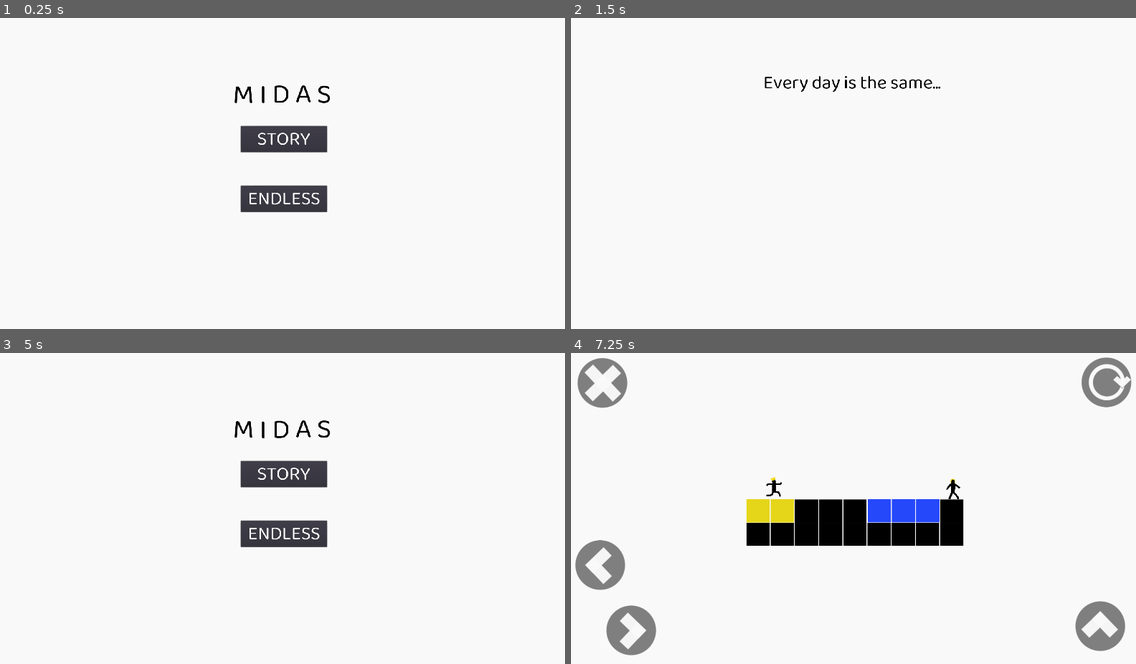
Above: before the commit, frames 1-4 (two rows, left to right).
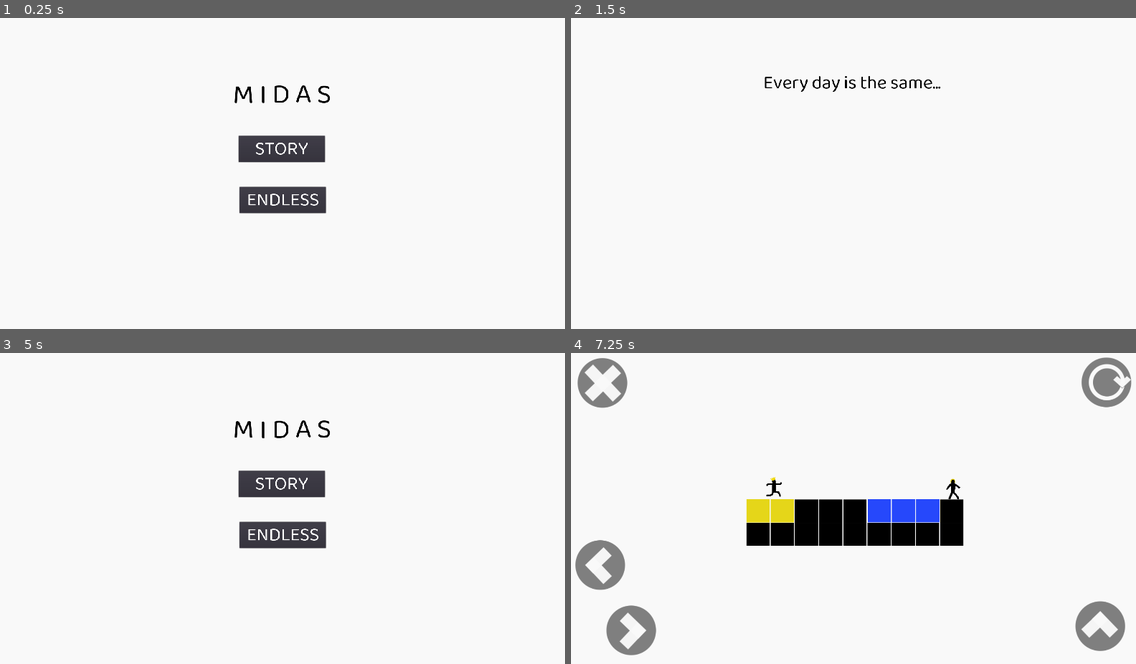
Above: after the commit, the same moments.

Repository: meburns/midas
Game: Godot game, scene res://src/Menu.tscn
Two runs of this game, one before a commit and one after it. Both use one fixed random seed, a clock stepped at 60 frames per second and the inputs below.
Inputs:
- Up to frame 1 (0.25 s): no input
- Up to frame 2 (1.5 s): click "STORY" at 0.5 s; tap Enter (ui_accept) at 1.25 s; hold Right (move_right) from 1.28 s (still down); hold Enter (ui_accept) from 1.28 s (still down)
- Up to frame 3 (5 s): tap Space (jump) at 1.52, 2.27, 3.77, 4.52 s; release Enter (ui_accept) at 2.03 s; tap R (refresh) at 2.1, 4.35 s; tap Enter (ui_accept) at 2.3, 3.6 s; release Right (move_right) at 2.78 s; hold A (move_left) 2.78-3.53 s; hold Enter (ui_accept) 2.78-3.53 s; hold Right (move_right) from 3.53 s (still down); hold Enter (ui_accept) from 4.28 s (still down); tap Escape (menu) at 4.9 s
- Up to frame 4 (7.25 s): release Right (move_right) at 5 s; release Enter (ui_accept) at 5 s; click "STORY" at 5 s; tap Enter (ui_accept) at 5.75, 5.85, 6.5 s; hold A (move_left) 5.78-6.53 s; tap Space (jump) at 6.02 s; hold Right (move_right) from 6.53 s (still down); hold Enter (ui_accept) from 6.53 s (still down)

The runs differ from the first frame. In frame 1, 1.8% of the frame differs, in the area x 42-58%, y 34-63%; in frame 2, nothing differs; in frame 3, 1.8%; in frame 4, nothing differs.

Commit message:
Restructure level selector main menu logic

Diff:
--- a/src/Menu.gd
+++ b/src/Menu.gd
@@ -1,4 +1,5 @@
 extends Node2D
+
 
 func _ready() -> void:
 	TouchButtons.set_visible(false)
@@ -6,27 +7,30 @@
 	get_node("MenuMusic").play()
 	get_node("MainTitle").set_bbcode("[wave freq=3]M I D A S[/wave]")
 	if Database.get_story_completed():
-		get_node("LevelsButton").visible = true
-		get_node("LevelsButton").disabled = false
 		get_node("CreditsButton").visible = true
 		get_node("CreditsButton").disabled = false
 	else:
-		get_node("StoryButton").set_position(Vector2(825, 400))
-		get_node("EndlessButton").set_position(Vector2(825, 600))
+		get_node("CreditsButton").visible = false
+
 
 func _input(_ev):
 	if Input.is_action_pressed("ui_accept"):
 		start_game()
 
+
 func _on_StoryButton_pressed() -> void:
 	start_game()
+
 
 func start_game() -> void:
 	MusicPlayer.play()
 	TouchButtons.set_visible(true)
 	if Database.get_level() > 0:
 		Database.set_level(Database.get_level() - 1)
-	get_tree().change_scene("res://src/transitions/Transition.tscn")
+	if Database.get_story_completed():
+		get_tree().change_scene("res://src/levels/LevelSelector.tscn")
+	else:
+		get_tree().change_scene("res://src/transitions/Transition.tscn")
 
 
 func _on_CreditsButton_pressed() -> void:
@@ -37,7 +41,3 @@
 func _on_EndlessButton_pressed() -> void:
 	MusicPlayer.play()
 	get_tree().change_scene("res://src/levels/EndlessLevel.tscn")
-
-
-func _on_LevelsButton_pressed() -> void:
-	get_tree().change_scene("res://src/levels/LevelSelector.tscn")
--- a/src/Menu.tscn
+++ b/src/Menu.tscn
@@ -13,10 +13,10 @@
 }
 
 [node name="StoryButton" type="Button" parent="."]
-margin_left = 600.138
-margin_top = 451.737
-margin_right = 889.143
-margin_bottom = 539.737
+margin_left = 817.779
+margin_top = 432.604
+margin_right = 1106.78
+margin_bottom = 520.604
 __meta__ = {
 "_edit_use_anchors_": false
 }
@@ -36,10 +36,10 @@
 }
 
 [node name="EndlessButton" type="Button" parent="."]
-margin_left = 603.079
-margin_top = 630.695
-margin_right = 892.089
-margin_bottom = 718.695
+margin_left = 820.72
+margin_top = 604.387
+margin_right = 1109.73
+margin_bottom = 692.387
 __meta__ = {
 "_edit_use_anchors_": false
 }
@@ -56,12 +56,11 @@
 }
 
 [node name="CreditsButton" type="Button" parent="."]
-visible = false
 modulate = Color( 0.92549, 0.905882, 1, 1 )
-margin_left = 1059.78
-margin_top = 625.602
-margin_right = 1342.78
-margin_bottom = 728.602
+margin_left = 823.006
+margin_top = 761.926
+margin_right = 1106.01
+margin_bottom = 864.926
 disabled = true
 __meta__ = {
 "_edit_use_anchors_": false
@@ -74,31 +73,6 @@
 text = "Credits"
 align = 1
 valign = 1
-
-[node name="LevelsButton" type="Button" parent="."]
-visible = false
-margin_left = 1055.25
-margin_top = 453.198
-margin_right = 1344.26
-margin_bottom = 541.198
-disabled = true
-__meta__ = {
-"_edit_use_anchors_": false
-}
-
-[node name="Label" type="Label" parent="LevelsButton"]
-margin_left = 0.919922
-margin_top = -15.6798
-margin_right = 289.92
-margin_bottom = 110.32
-custom_fonts/font = ExtResource( 6 )
-custom_colors/font_color = Color( 1, 1, 1, 1 )
-text = "LEVELS"
-align = 1
-valign = 1
-__meta__ = {
-"_edit_use_anchors_": false
-}
 
 [node name="MainTitle" type="RichTextLabel" parent="."]
 margin_left = 797.771
@@ -122,4 +96,3 @@
 [connection signal="pressed" from="StoryButton" to="." method="_on_StoryButton_pressed"]
 [connection signal="pressed" from="EndlessButton" to="." method="_on_EndlessButton_pressed"]
 [connection signal="pressed" from="CreditsButton" to="." method="_on_CreditsButton_pressed"]
-[connection signal="pressed" from="LevelsButton" to="." method="_on_LevelsButton_pressed"]
--- a/src/levels/LevelSelector.gd
+++ b/src/levels/LevelSelector.gd
@@ -12,6 +12,5 @@
 	start_level()
 
 func start_level() -> void:
-	MusicPlayer.play()
 	TouchButtons.set_visible(true)
 	get_tree().change_scene("res://src/transitions/Transition.tscn")
